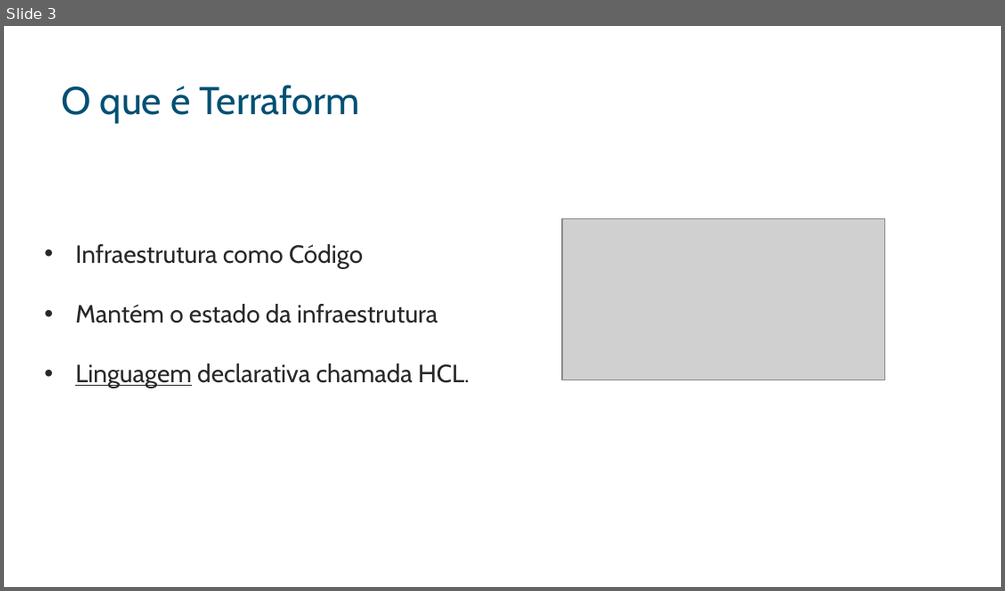
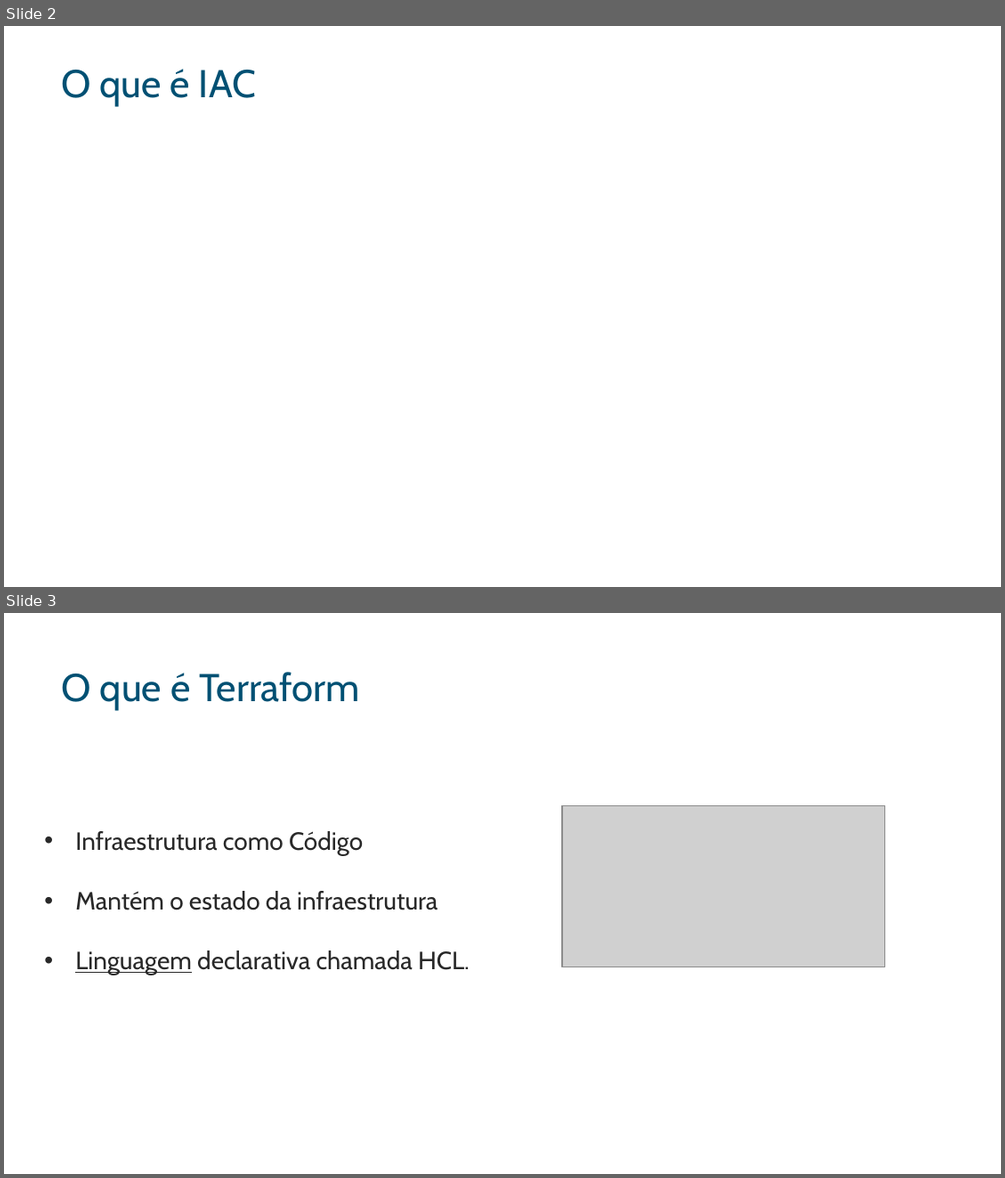
Before and after one commit to Cisco-sp/DataCenter, a slide deck: Terraform/Terraform e ACI.pptx. Shown one above the other, each under a label of ours: slide 3 before the commit, slides 2 and 3 after it. The pictures are 1005x591 and 1005x1178 pixels, drawn with LibreOffice and Linux fonts; fonts in the diff are those of the drawing; grey boxes stand for pictures; background and template pictures are left out. Boxes give left, top, right and bottom in pixels: in the first picture for what was removed or moved away, otherwise in the second. Text is boxed around its words. In the diff, an @@ line names an element or a change of style, - is before the commit and + after.

```diff
--- a/Terraform/Terraform e ACI.pptx
+++ b/Terraform/Terraform e ACI.pptx
@@ slide 2 added at <box>4,26,1001,587</box>, background picture (left out) @@
@@ text added at <box>62,69,256,107</box>, 28 pt, text #005073 @@
+O que é IAC
```
Also in this commit, not shown: 1 slide removed, 1 other file.
